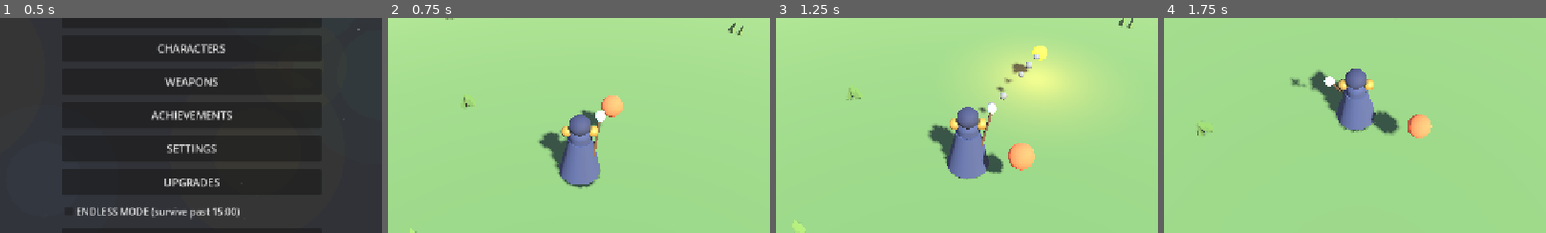
Above: before the commit, frames 1-4 (left to right).
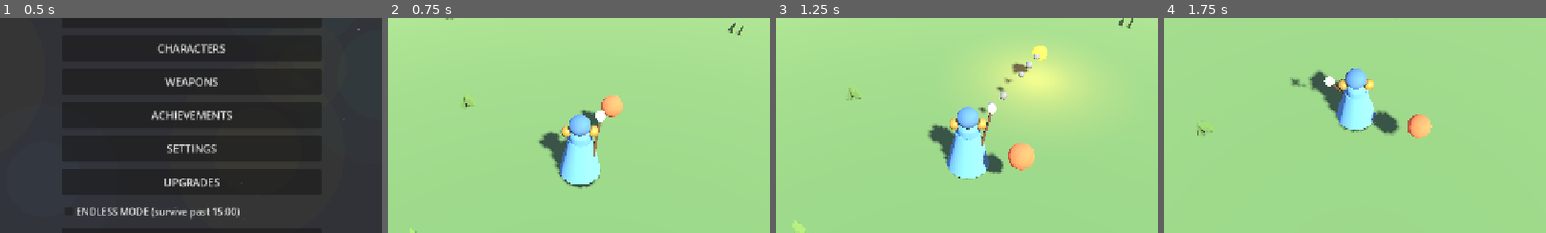
Above: after the commit, the same moments.

Repository: mohsen-niksirat/Horde_Survival_3D
Game: Godot game, scene res://scenes/bootstrap/Boot.tscn
Two runs of this game, one before a commit and one after it. Both use one fixed random seed, a clock stepped at 60 frames per second and the inputs below.
Inputs (mouse positions are % of the whole screen's width and height, from its top left):
- Up to frame 1 (0.5 s): no input
- Up to frame 2 (0.75 s): click "PLAY" at 0.5 s
- Up to frame 3 (1.25 s): no input
- Up to frame 4 (1.75 s): tap Enter at 1.25 s; move the mouse to (55, 50) at 1.27 s; hold W (move_up) from 1.28 s (still down); tap Q (ability_1) at 1.35 s
The pictures show only the part of the screen within x 25-75%, y 32-82%; the shares and areas given below are measured in that part.

Frame 1 is identical in both runs. In frame 2, 2.4% of the frame differs, in the area x 45-56%, y 44-78%; in frame 3, 2.5%, in the area x 44-56%, y 41-75%; in frame 4, 2.0%.

Commit message:
polish(P2/P3): relic sparkle + per-character robe tint
- Relic pickups now pulse (emission breathing + scale bob) so they read
  instantly among enemies and pickups — P2 pickup readability
- Hero robe/hood tint with the selected character color at run start
  (paladin gold, rogue green, mage blue) — P3 visual identity without a
  model rewrite
- tests/test_p2_slice.gd P2_SLICE_PASS; regression (smoke, v13, v9,
  phase2) green

Diff:
--- a/scenes/main/main.gd
+++ b/scenes/main/main.gd
@@ -44,6 +44,13 @@
 		player.stat_block.add_modifier("max_hp", 0.0, ch.max_hp_pct)
 		player.stat_block.add_modifier("move_speed", 0.0, ch.move_speed_pct)
 		player.stat_block.add_modifier("might", 0.0, ch.might_pct)
+		# P3-lite: tint hero robe/hood with the character color at run start
+		var robe: MeshInstance3D = player.get_node_or_null("Mesh/Root/Robe")
+		var hood: MeshInstance3D = player.get_node_or_null("Mesh/Root/Hood")
+		if robe != null:
+			robe.get_surface_override_material(0).albedo_color = ch.color
+		if hood != null:
+			hood.get_surface_override_material(0).albedo_color = ch.color.darkened(0.25)
 	player.on_stats_changed()
 	player.health.setup(player.stat_block.get_stat("max_hp"))
 
--- a/scenes/pickups/relic_pickup.gd
+++ b/scenes/pickups/relic_pickup.gd
@@ -47,6 +47,10 @@
 		return
 	# Slow spin (visual identity)
 	_mesh.rotation.y += 2.0 * delta
+	# P2 pickup readability: pulsing glow so relics stand out mid-horde
+	if _mat != null:
+		_mat.emission_energy_multiplier = 1.2 + sin(_life * 5.0) * 0.8
+		_mesh.scale = Vector3.ONE * (1.0 + sin(_life * 3.0) * 0.12)
 	# Settle to ground
 	if not _settled:
 		_vertical_velocity -= GRAVITY * delta
--- /dev/null
+++ b/tests/test_p2_slice.gd
@@ -0,0 +1,63 @@
+extends SceneTree
+## P2 slice: relic pickups pulse/spin for readability; hero robe tints
+## per-character color; 3 characters visibly differ in-run.
+
+var failures := 0
+
+func _initialize() -> void:
+	var game_manager := root.get_node("GameManager")
+	root.get_node("SaveManager").set_meta_data("meta_upgrades", {})
+
+	# --- Relic sparkle: emission pulses over time ---
+	var relic_ps: PackedScene = load("res://scenes/pickups/RelicPickup.tscn")
+	var relic: Area3D = relic_ps.instantiate()
+	root.add_child(relic)
+	await process_frame
+	var data: RelicData = load("res://data/relics/ring.tres")
+	relic.setup(data, null, Vector3(0, 0, 0), 60.0)
+	await process_frame
+	var e0: float = relic._mat.emission_energy_multiplier
+	await process_frame
+	await process_frame
+	var e1: float = relic._mat.emission_energy_multiplier
+	_check(absf(e1 - e0) > 0.01, "relic emission pulses (%.2f -> %.2f)" % [e0, e1])
+	relic.queue_free()
+
+	# --- Character tint: paladin robes are gold, not default blue ---
+	game_manager.selected_character_id = "paladin"
+	var main_ps: PackedScene = load("res://scenes/main/Main.tscn")
+	var main := main_ps.instantiate()
+	root.add_child(main)
+	for i in range(4):
+		await process_frame
+		await physics_frame
+	var robe: MeshInstance3D = main.get_node("World/Player/Mesh/Root/Robe")
+	var robe_color: Color = robe.get_surface_override_material(0).albedo_color
+	_check(robe_color.r > 0.7 and robe_color.g > 0.5, "paladin robe tinted gold (r=%.2f g=%.2f)" % [robe_color.r, robe_color.g])
+	main.queue_free()
+	await process_frame
+
+	# Rogue tint differs from paladin
+	game_manager.selected_character_id = "rogue"
+	var main2 := main_ps.instantiate()
+	root.add_child(main2)
+	for i in range(4):
+		await process_frame
+		await physics_frame
+	var robe2: MeshInstance3D = main2.get_node("World/Player/Mesh/Root/Robe")
+	var rc2: Color = robe2.get_surface_override_material(0).albedo_color
+	_check(absf(rc2.r - robe_color.r) > 0.1 or absf(rc2.g - robe_color.g) > 0.1, "rogue tint differs from paladin")
+	main2.queue_free()
+
+	if failures == 0:
+		print("P2_SLICE_PASS")
+	else:
+		print("P2_SLICE_FAIL failures=", failures)
+	quit(0 if failures == 0 else 1)
+
+func _check(cond: bool, label: String) -> void:
+	if cond:
+		print("OK: ", label)
+	else:
+		push_error("FAIL: " + label)
+		failures += 1
